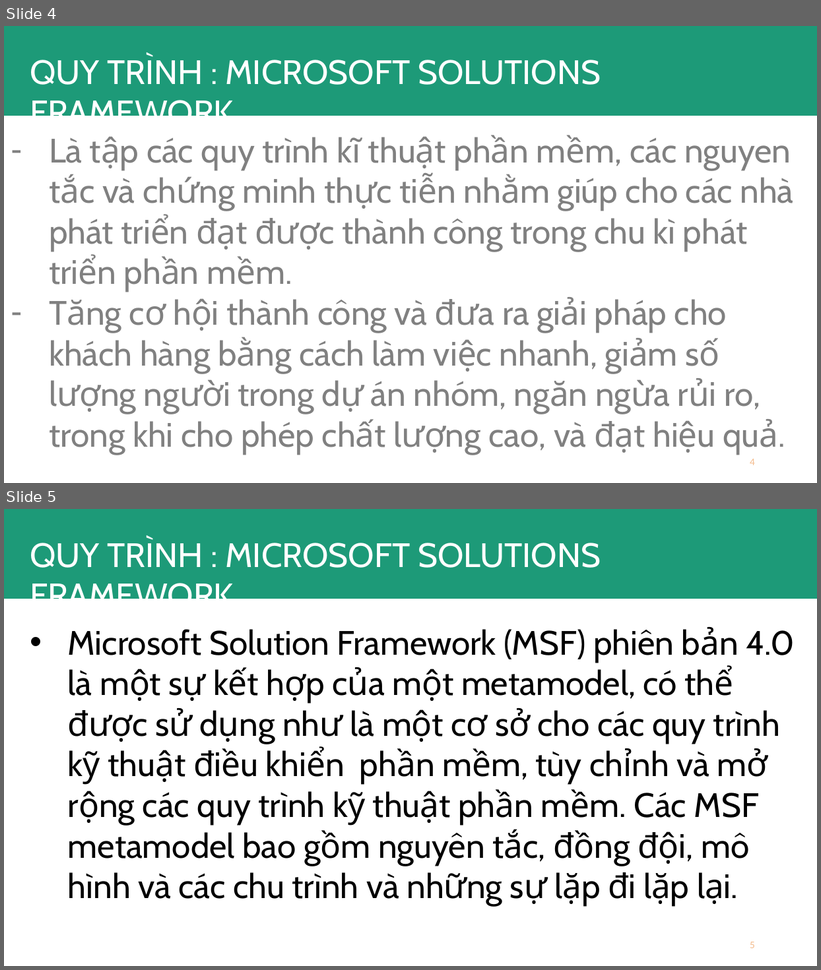
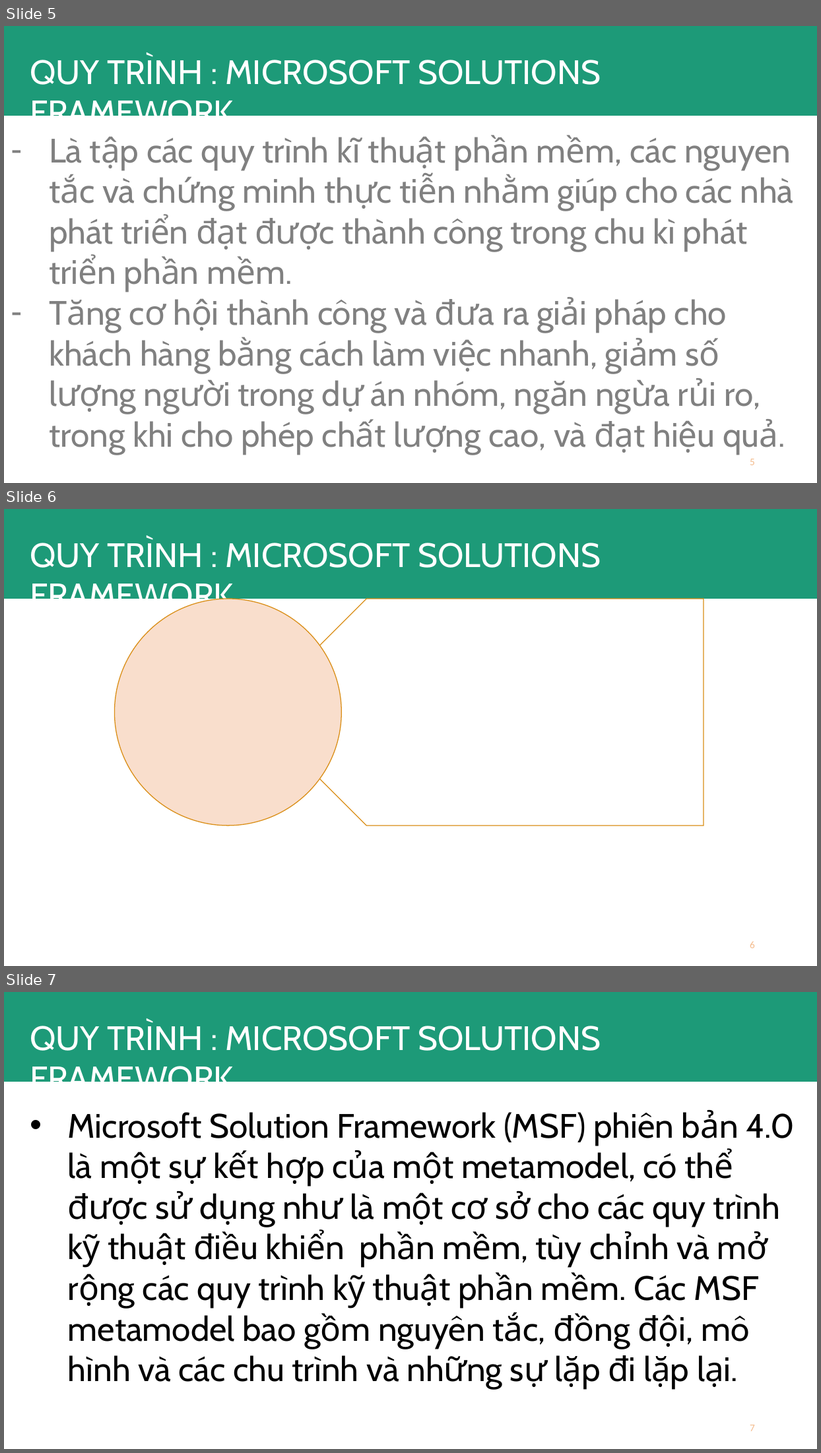
Before and after one commit to hoangthien/CNPMCS, a slide deck: Serminar.pptx. Shown one above the other, each under a label of ours: slides 4 and 5 before the commit, slides 5, 6 and 7 after it. The pictures are 821x970 and 821x1453 pixels, drawn with LibreOffice and Linux fonts; fonts in the diff are those of the drawing. Boxes give left, top, right and bottom in pixels: in the first picture for what was removed or moved away, otherwise in the second. Text is boxed around its words. In the diff, an @@ line names an element or a change of style, - is before the commit and + after.

```diff
--- a/Serminar.pptx
+++ b/Serminar.pptx
@@ slide 6 added at [4, 509, 817, 966], background #FFFFFF @@
@@ rectangle added at [4, 509, 817, 599], fill #1D9A78 @@
@@ text added at [30, 539, 601, 615], 40 pt, text #FFFFFF @@
+QUY TRÌNH : MICROSOFT SOLUTIONS FRAMEWORK
@@ ellipse added at [114, 599, 341, 826], fill #FADFCC, outline #DB8E17 1 pt @@
@@ pentagon arrow added at [253, 599, 704, 826], fill #FFFFFF, outline #DB8E17 1 pt @@
@@ page number added at [750, 941, 755, 949], 12 pt, text #F5BC8C @@
+6
@@ what was slide 4 is now slide 5 @@
@@ page number at [750, 459, 755, 466]: text changed @@
-4
+5
@@ what was slide 5 is now slide 7 @@
@@ page number at [750, 1425, 755, 1432]: text changed @@
-5
+7
```
Also in this commit, not shown: 1 other slide added.
